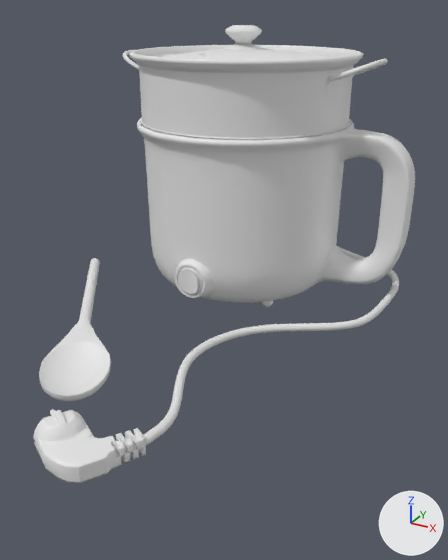
Two versions of the glTF model Insta_cuppa.gltf, one commit apart.
The view is the same before and after, from a 50 mm lens placed at (1.52, -2.99, 1.48), pointed at (0.16, -0.52, 0.25). The axes (+X, +Y, +Z) are drawn at lower right. The lights are the same throughout. Where no turn or scale is listed for an object, it has been applied to the vertices. Vertices at the same position are counted once.

The first picture shows 'Glass'.
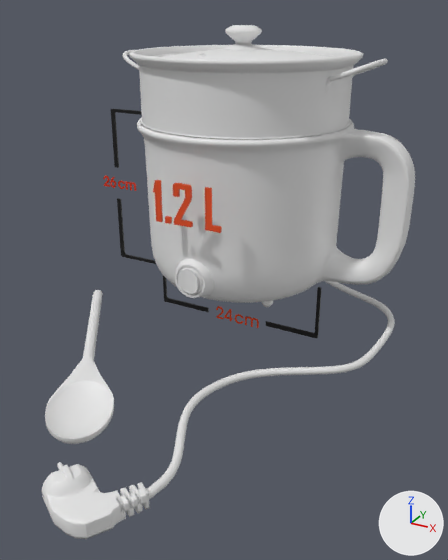
The newer file is also turned or shifted as a whole; pictures and numbers use the older file's frame.

Changed parts and their boxes (x1, y1, x2, y2) in the pictures (448 x 560 px; the box of a moved part takes in the faces that stretch with it):
```json
{"object": "Glass", "change": "reshaped", "before": [33, 25, 415, 483], "after": [42, 25, 415, 539], "on screen": "12% taller"}
{"part": 1, "of": "me_mesh_011", "change": "moved or reshaped", "before": [33, 410, 146, 483], "after": [42, 464, 149, 539]}
{"part": 2, "of": "me_mesh_011", "change": "moved or reshaped", "before": [134, 246, 399, 449], "after": [138, 281, 395, 503]}
{"part": 3, "of": "me_mesh_011", "change": "added", "after": [165, 216, 172, 224]}
{"part": 4, "of": "me_mesh_011", "change": "deleted", "before": [39, 258, 111, 401]}
{"part": 5, "of": "me_mesh_011", "change": "built on", "before": [154, 53, 387, 65], "after": [45, 53, 387, 444]}
```

Edits to the scene script, one JSON object a line:
```json
{"op": "add", "block": "mat_material_003", "code": ["mat_material_003 = principled_material('Material.003')", "mat_material_003.base_color = (0.801, 0.0762, 0.0111)  # orange #e74e1b"]}
{"op": "add", "block": "mat_material_004", "code": ["mat_material_004 = principled_material('Material.004')", "mat_material_004.base_color = (0.0, 0.0, 0.0)  # black #000000"]}
{"op": "add", "block": "mat_material_005", "code": ["mat_material_005 = principled_material('Material.005')", "mat_material_005.base_color = (0.00132, 0.00132, 0.00132)  # black #040404"]}
{"op": "add", "block": "mat_material_001", "code": ["mat_material_001 = principled_material('Material.001')", "mat_material_001.base_color = (0.646, 0.0246, 0.0)  # orange #d22b00"]}
{"op": "add", "block": "mat_material_002", "code": ["mat_material_002 = principled_material('Material.002')", "mat_material_002.base_color = (0.806, 0.0532, 0.0)  # orange #e84100"]}
{"block": "me_mesh_011", "where": "# used by ob_glass; location = (0.051, -0.086, 0.657)"}
{"op": "remove", "block": "me_mesh_011", "code": "me_mesh_011.from_pydata(...)  # 16935 vertices, 33542 faces; spans x -0.98..0.86, y -1.75..1.01, z -0.66..0.74"}
{"op": "add", "block": "me_mesh_011", "code": "me_mesh_011.from_pydata(...)  # 21527 vertices, 42638 faces; spans x -1.04..0.86, y -1.75..1.01, z -0.9..0.74"}
{"block": "me_mesh_011", "change": "me_mesh_011 part 1: the loose piece of 2200 vertices spanning x 0.03..0.39, y -1.75..-1.48, z -0.66..-0.47 is moved by (0.0, 0.0, -0.24)"}
{"block": "me_mesh_011", "change": "me_mesh_011 part 2: the loose piece of 464 vertices spanning x 0.09..0.82, y -1.55..0.86, z -0.61..-0.54 is moved by (0.0, 0.0, -0.24)"}
{"block": "me_mesh_011", "change": "me_mesh_011 part 3: a new loose piece, a box spanning x -0.151..-0.122, y -0.544..-0.532, z -0.123..-0.092, in mat_material_003 (orange #e74e1b)"}
{"block": "me_mesh_011", "change": "me_mesh_011 part 4: the loose piece of 366 vertices spanning x -0.98..-0.03, y -1.38..-0.13, z -0.66..-0.6 is deleted"}
{"block": "me_mesh_011", "change": "me_mesh_011 part 5: 41 vertices moved within x -0.57..0.47, y -0.41..0.52, z 0.57..0.61; 4 vertices removed from x -0.77..0.67, y 0.07..0.1, z 0.59; 4954 vertices added at x -1.04..0.67, y -1.38..0.1, z -0.89..0.6"}
{"op": "add", "block": "me_mesh_011", "code": "me_mesh_011.materials.append(mat_material_005)  # black #040404"}
{"op": "add", "block": "me_mesh_011", "code": "me_mesh_011.materials.append(mat_material_001)  # orange #d22b00"}
{"op": "add", "block": "me_mesh_011", "code": "me_mesh_011.materials.append(mat_material_004)  # black #000000"}
{"op": "add", "block": "me_mesh_011", "code": "me_mesh_011.materials.append(mat_material_002)  # orange #e84100"}
{"op": "add", "block": "me_mesh_011", "code": "me_mesh_011.materials.append(mat_material_003)  # orange #e74e1b"}
```
